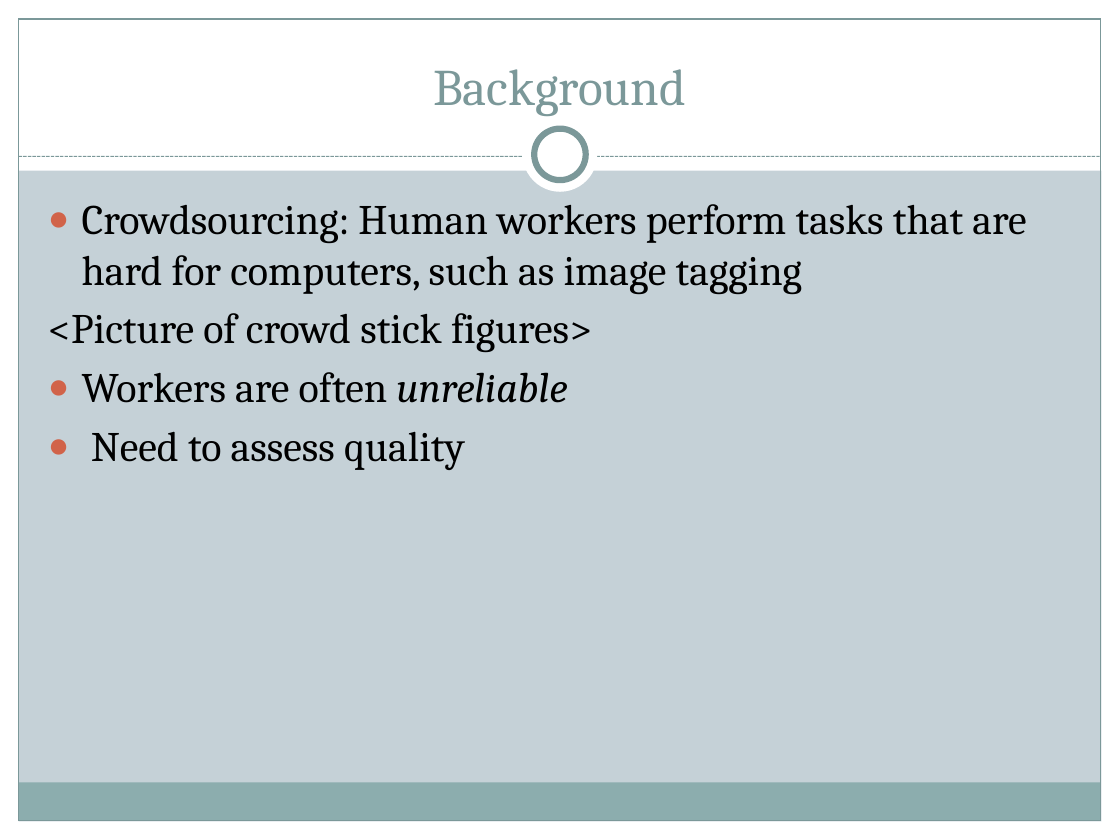
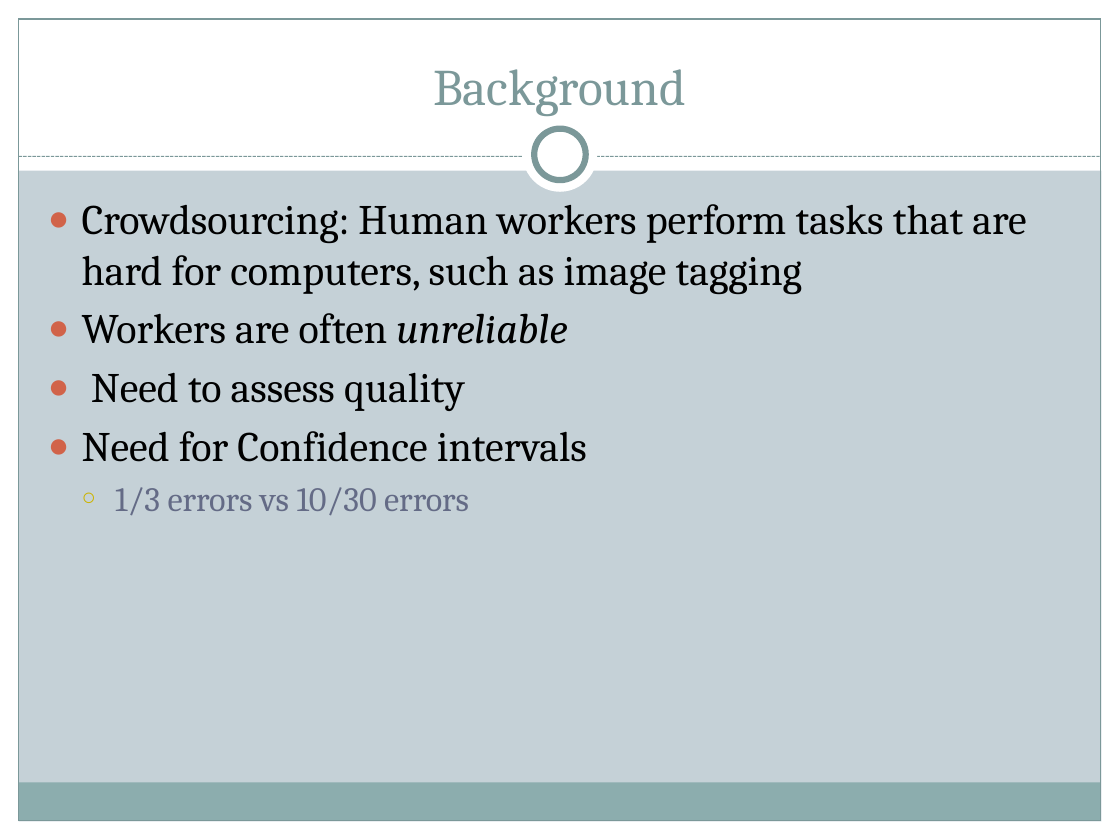
Before and after one commit to brahmaneya/WorkerEvaluationGeneral, a slide deck: slide 2 of Presentation/WorkerEval.pptx (slide 3 before the commit). Drawn at 1120x840 pixels with LibreOffice and Linux fonts; fonts in the diff are those of the drawing. Boxes give left, top, right and bottom in pixels: in the first picture for what was removed or moved away, otherwise in the second. Text is boxed around its words. In the diff, an @@ line names an element or a change of style, - is before the commit and + after.

```diff
--- a/Presentation/WorkerEval.pptx
+++ b/Presentation/WorkerEval.pptx
@@ text at [48, 313, 592, 353]: paragraph removed @@
-<Picture of crowd stick figures>
@@ text at [82, 431, 587, 515]: paragraphs added @@
+● Need for Confidence intervals
+  ○ 1/3 errors vs 10/30 errors
```
Also in this commit, not shown: 1 other slide changed, 1 slide added, 2 slides removed, 1 other file.
